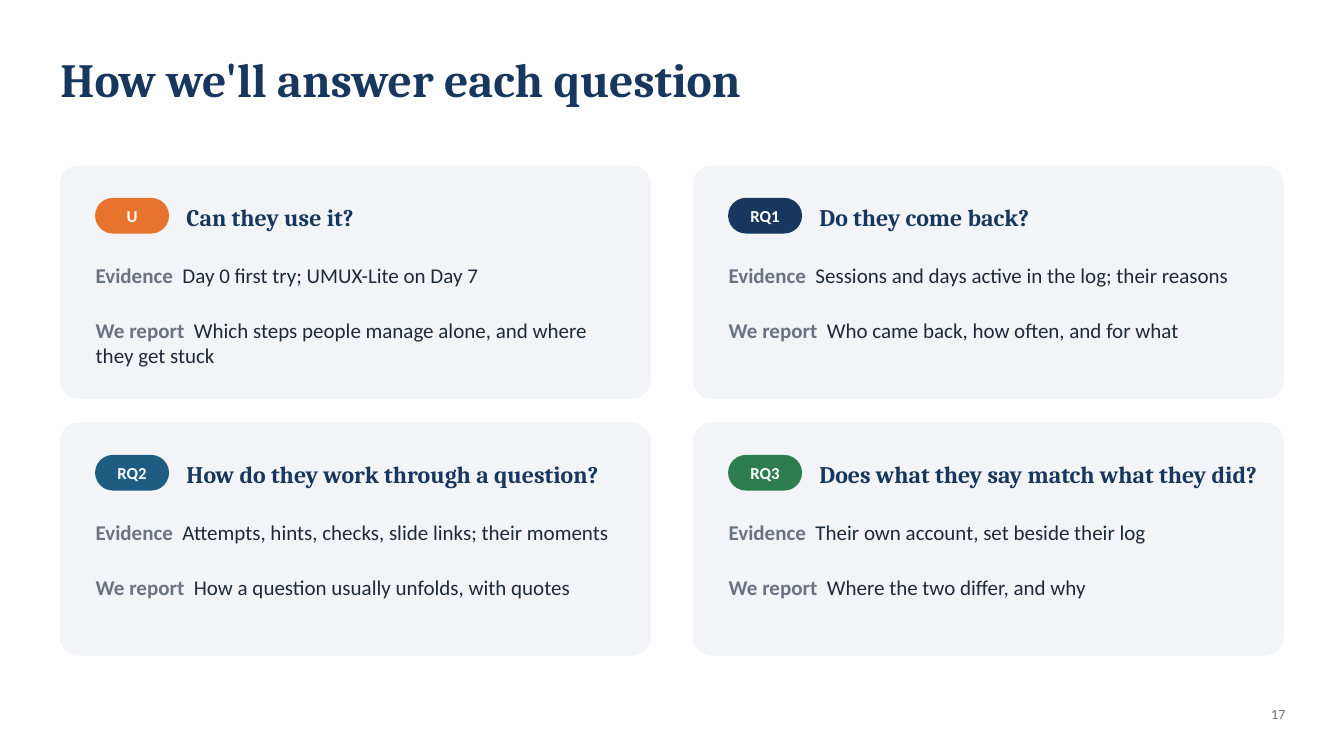
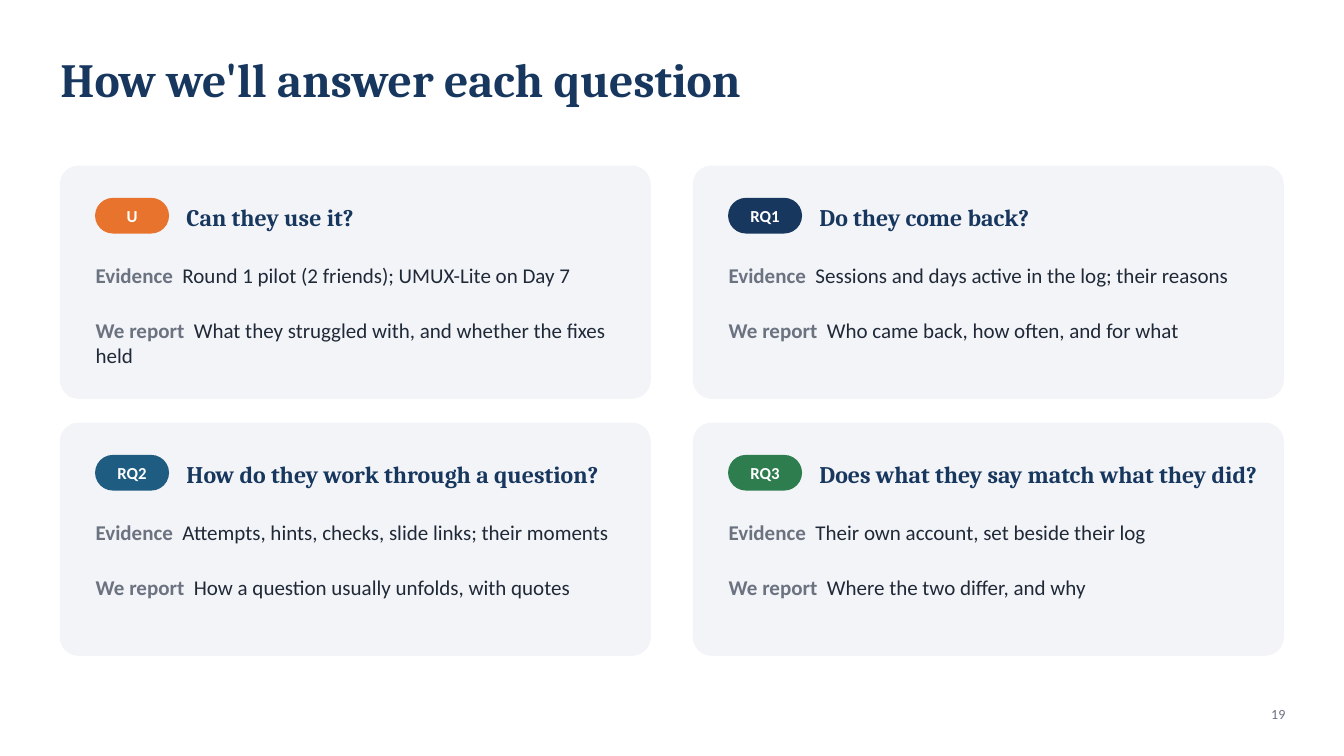
Before and after one commit to lucasisnotcool/ChatterED, a slide deck: slide 19 of docs/group/final-presentation/UserStudy_Lucas.pptx (slide 17 before the commit). Drawn at 1344x756 pixels with LibreOffice and Linux fonts; fonts in the diff are those of the drawing. Boxes give left, top, right and bottom in pixels: in the first picture for what was removed or moved away, otherwise in the second. Text is boxed around its words. In the diff, an @@ line names an element or a change of style, - is before the commit and + after.

```diff
--- a/docs/group/final-presentation/UserStudy_Lucas.pptx
+++ b/docs/group/final-presentation/UserStudy_Lucas.pptx
@@ text at (96, 268, 570, 287): text changed @@
-Evidence Day 0 first try; UMUX-Lite on Day 7
+Evidence Round 1 pilot (2 friends); UMUX-Lite on Day 7
@@ text at (96, 323, 605, 363): text changed @@
-We report Which steps people manage alone, and where they get stuck
+We report What they struggled with, and whether the fixes held
@@ page number at (1271, 710, 1285, 719): text changed @@
-17
+19
```
Also in this commit, not shown: 10 other slides changed, 3 slides added, 1 slide removed, 1 other file.
